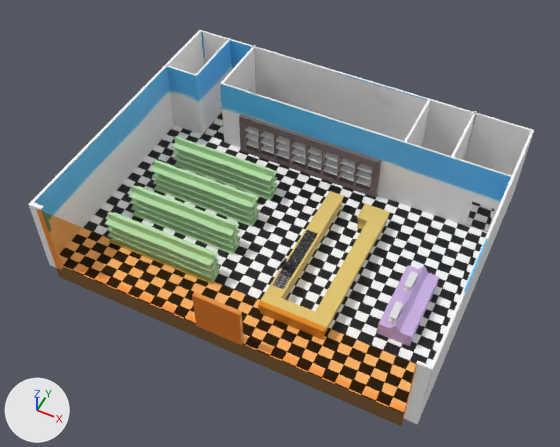
The Blender file Assets/market.blend: old version first, new version second.
Rendered twice from a 50 mm camera at (26.6, -50.7, 62.5) aimed at (2.2, -1.9, 1.4). Lighting does not change. The marker at lower left points along +X, +Y and +Z.

In view in the first picture: 'Cash-Register', 'Coffe', 'Ice-Shelf', 'IceShelf_Interiour', 'Plane', 'Plane.001', 'Shelfes', 'Walls'.
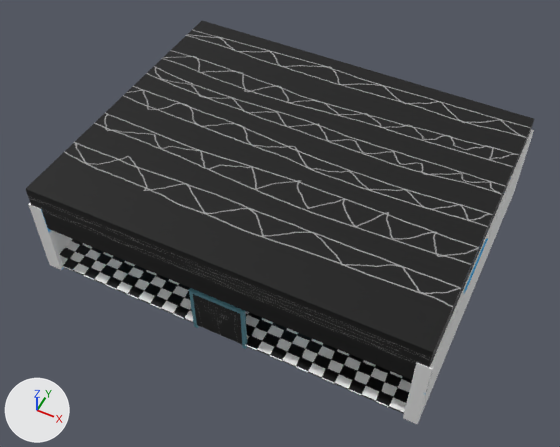
What changed in the scene script:
```text
Add img_door:
    img_door = load_image('door', 'textures/door.png', 1024, 1024, 'sRGB')
Add img_roof:
    img_roof = load_image('Roof', 'textures/Roof.png', 1024, 1024, 'sRGB')
Change mat_shelfes:
    mat_shelfes.base_color: (0.5, 0.8, 0.421) -> (0.13, 0.429, 0.591)  # green #bce7ae -> cyan #65afca
Change mat_coffe_shelf:
    mat_coffe_shelf.base_color: (0.64, 0.466, 0.8) -> (0.0497, 0.235, 0.381)  # purple #d1b6e7 -> blue #3f85a6
Change mat_cash_register:
    mat_cash_register.base_color: (0.8, 0.589, 0.167) -> (0.198, 0.451, 0.552)  # yellow #e7ca72 -> cyan #7bb3c4
Change mat_ice_shelf:
    mat_ice_shelf.base_color: (0.179, 0.132, 0.132) -> (0.153, 0.434, 0.591)  # grey #756666 -> cyan #6db0ca
Add mat_door:
    mat_door = principled_material('door')
    mat_door.texture = img_door
Add mat_foo:
    mat_foo = principled_material('Foo')
    mat_foo.base_color = (0.0999, 0.27, 0.332)  # cyan #598e9c
Add mat_daroof:
    mat_daroof = principled_material('DARoof')
    mat_daroof.texture = img_roof
Change me_cube_012:
    where me_cube_012.from_pydata(...)  # 8 vertices, 6 faces; spans x -1.0..1.0, y -1.0..1.0, z -1.0..1.0
    add me_cube_012.materials.append(mat_door)  # picture img_door
Add me_cube_011:
    me_cube_011.from_pydata([(-2.73, -0.61, -1.0), (-2.73, -0.61, 4.22), (-2.73, 0.07, -1.0), (-2.73, 0.07, 4.22), (3.08, -0.61, -1.0), (3.08, -0.61, 4.22), (3.08, 0.07, -1.0), (3.08, 0.07, 4.22), (-2.33, 0.07, 3.83), (-2.33, 0.07, -1.0), (2.71, 0.07, -1.0), (2.71, 0.07, 3.83), (2.71, -0.61, 3.83), (-2.33, -0.61, -1.0), (2.71, -0.61, -1.0), (-2.33, -0.61, 3.83)], [], [(0, 1, 3, 2), (2, 3, 7, 6, 10, 11, 8, 9), (6, 7, 5, 4), (14, 4, 5, 1, 0, 13, 15, 12), (10, 6, 4, 14), (0, 2, 9, 13), (7, 3, 1, 5), (12, 11, 10, 14), (9, 8, 15, 13), (8, 11, 12, 15)])
    me_cube_011.materials.append(mat_foo)  # cyan #598e9c
Add me_cube_010:
    me_cube_010.from_pydata(...)  # 16 vertices, 14 faces; spans x -8.0..8.0, y -1.0..144.0, z -1.0..1.0
    me_cube_010.materials.append(mat_daroof)  # picture img_roof
Remove ob_plane_001:
    ob_plane_001 = bpy.data.objects.new('Plane.001', me_plane_002)
    ob_plane_001.location = (2.17, -15.67, 2.34)
    ob_plane_001.rotation_euler = (4.712, 0.0, 0.0)  # degrees (270, 0, 0)
    ob_plane_001.scale = (19.4, 5.35, 0.59)
Add ob_cube_009:
    ob_cube_009 = bpy.data.objects.new('Cube.009', me_cube_011)
    ob_cube_009.location = (2.14, -15.05, -0.66)
    ob_cube_009.scale = (1.0, 0.52, 1.16)
Add ob_front_door_001:
    ob_front_door_001 = bpy.data.objects.new('Front-Door.001', me_cube_010)
    ob_front_door_001.location = (2.33, -15.31, 7.46)
    ob_front_door_001.scale = (2.52, 0.225, 2.52)
```

Changed parts and their boxes [x1, y1, x2, y2] in the pictures (560 x 447 px):
'Front-Door.001', added (black)
    after: [26, 21, 534, 380]
'Plane.001', deleted
    before: [36, 209, 417, 426]
'Shelfes', recoloured
    both: [105, 136, 277, 281]
'Cash-Register', recoloured
    both: [261, 191, 390, 328]
'Ice-Shelf', recoloured
    both: [239, 114, 381, 197]
'Coffe', recoloured
    both: [377, 265, 439, 346]
'Front-Door', recoloured
    both: [193, 294, 242, 344]
'Cube.009', added (cyan)
    after: [189, 288, 247, 349]
'Walls', unchanged, covered by the edit
    before: [28, 30, 534, 424]
    after: [28, 129, 534, 424]
'Plane', unchanged, covered by the edit
    before: [83, 94, 494, 365]
    after: [60, 239, 412, 413]
'IceShelf_Interiour', unchanged, covered by the edit
    before: [245, 126, 373, 187]
